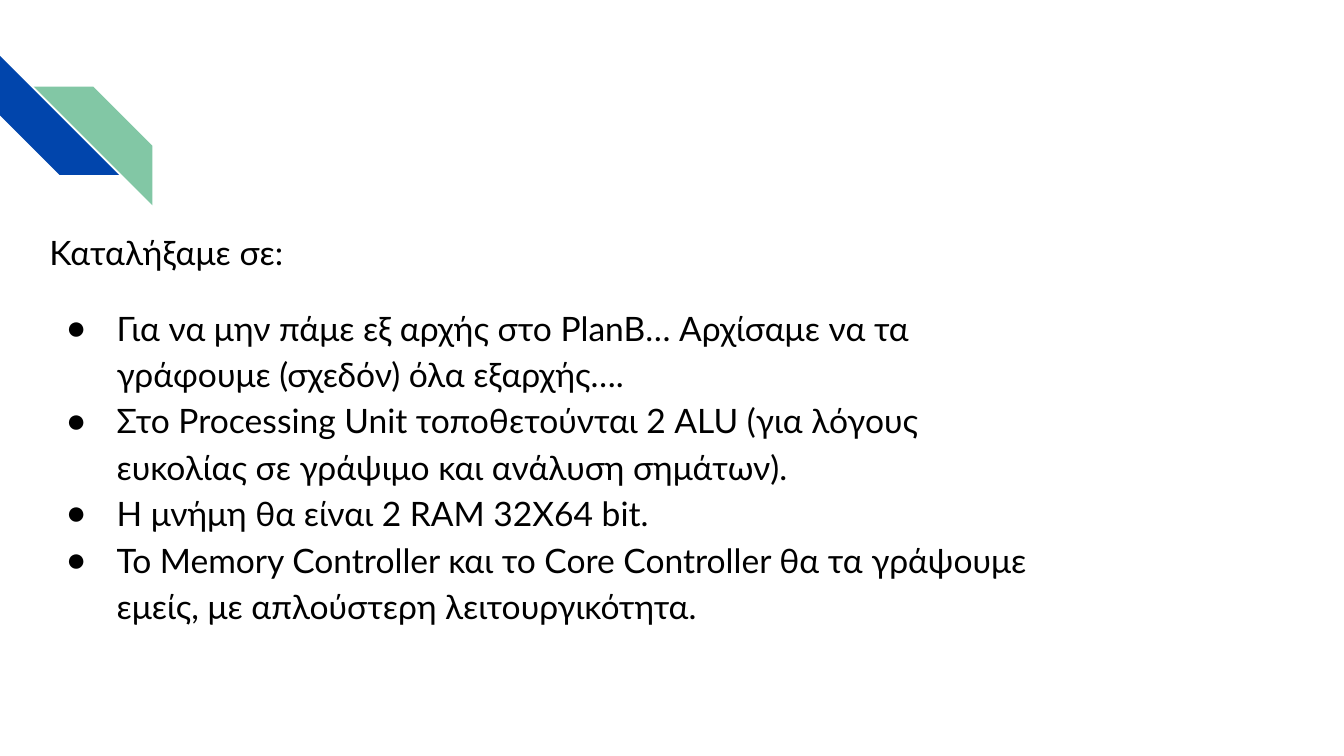
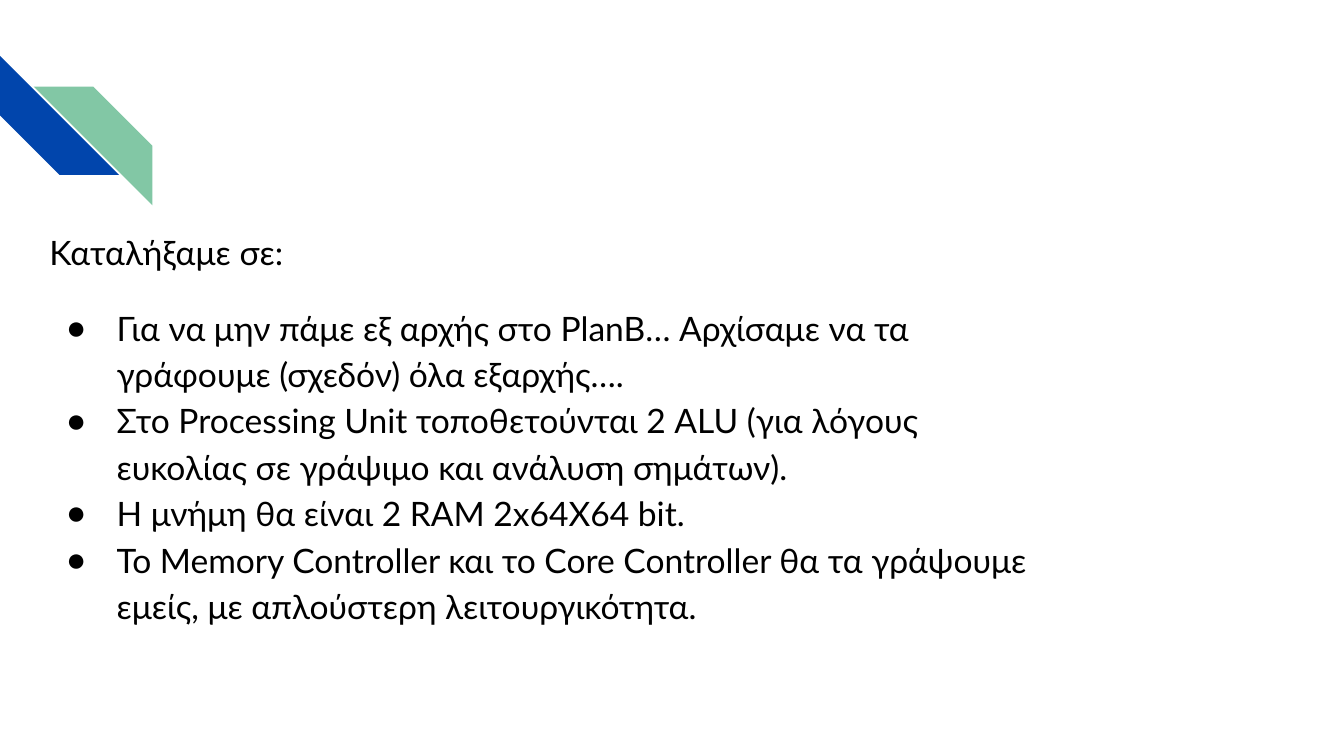
Before and after one commit to koxakis/CE333, a slide deck: slide 8 of Stage2/PRESENTATION.pptx. Drawn at 1344x756 pixels with LibreOffice and Linux fonts; fonts in the diff are those of the drawing; background and template pictures are left out. Boxes give left, top, right and bottom in pixels: in the first picture for what was removed or moved away, otherwise in the second. Text is boxed around its words. In the diff, an @@ line names an element or a change of style, - is before the commit and + after.

```diff
--- a/Stage2/PRESENTATION.pptx
+++ b/Stage2/PRESENTATION.pptx
@@ text at (x1=117, y1=501, x2=685, y2=532): text changed @@
-● Η μνήμη θα είναι 2 RAM 32Χ64 bit.
+● Η μνήμη θα είναι 2 RAM 2x64Χ64 bit.
```
Also in this commit, not shown: 2 other slides changed, 1 other file.
